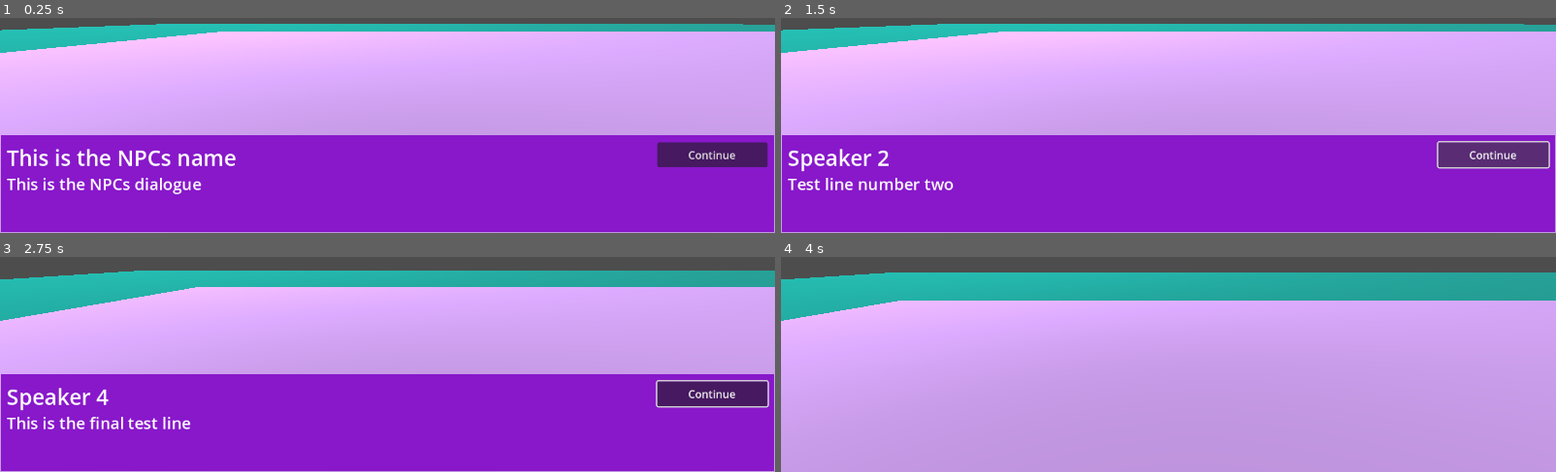
Above: before the commit, frames 1-4 (two rows, left to right).
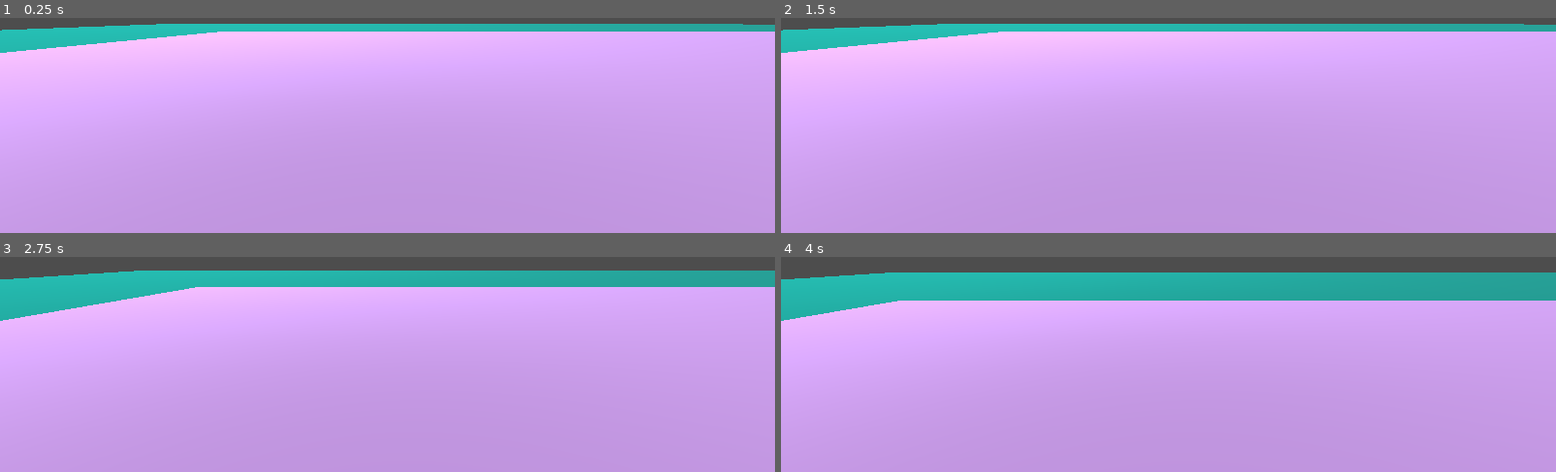
Above: after the commit, the same moments.

Repository: Maurice438361/SlimeClash
Game: Godot game, scene res://Scenes/world.tscn
Two runs of this game, one before a commit and one after it. Both use one fixed random seed, a clock stepped at 60 frames per second and the inputs below.
Inputs (mouse positions are in pixels of both pictures, inside the frame that each line leads up to):
- Up to frame 1 (0.25 s): no input
- Up to frame 2 (1.5 s): click (1494, 155) at 0.5 s, where only the run before the commit has a clickable "Continue"; click (1494, 155) at 1.25 s, where only the run before the commit has a clickable "Continue"
- Up to frame 3 (2.75 s): tap Enter at 2 s; move the mouse to (outside the picture) at 2.02 s; hold W (up) from 2.03 s (still down); tap Space (jump) at 2.27 s
- Up to frame 4 (4 s): keep holding W (up); move the mouse to (outside the picture) at 2.77 s; tap Space (jump) at 3.02, 3.5 s; move the mouse to (outside the picture) at 3.52 s

The runs differ from the first frame. In frame 1, 45% of the frame differs, in the area x 0-100%, y 54-100%; in frame 2, 45%; in frame 3, 45%; in frame 4, nothing differs.

Commit message:
UI showing on start-up fix
UI showing on start-up fix

Diff:
--- a/slimeclash/Scripts/dialogue_trigger.gd
+++ b/slimeclash/Scripts/dialogue_trigger.gd
@@ -13,6 +13,7 @@
 var started = false
 
 func _ready() -> void:
+	dialogue_ui.visible = false
 	dialogue_ui.get_node("continue").connect("pressed", Callable(self, "continue_dialogue"))
 
 func start_dialogue(body):
